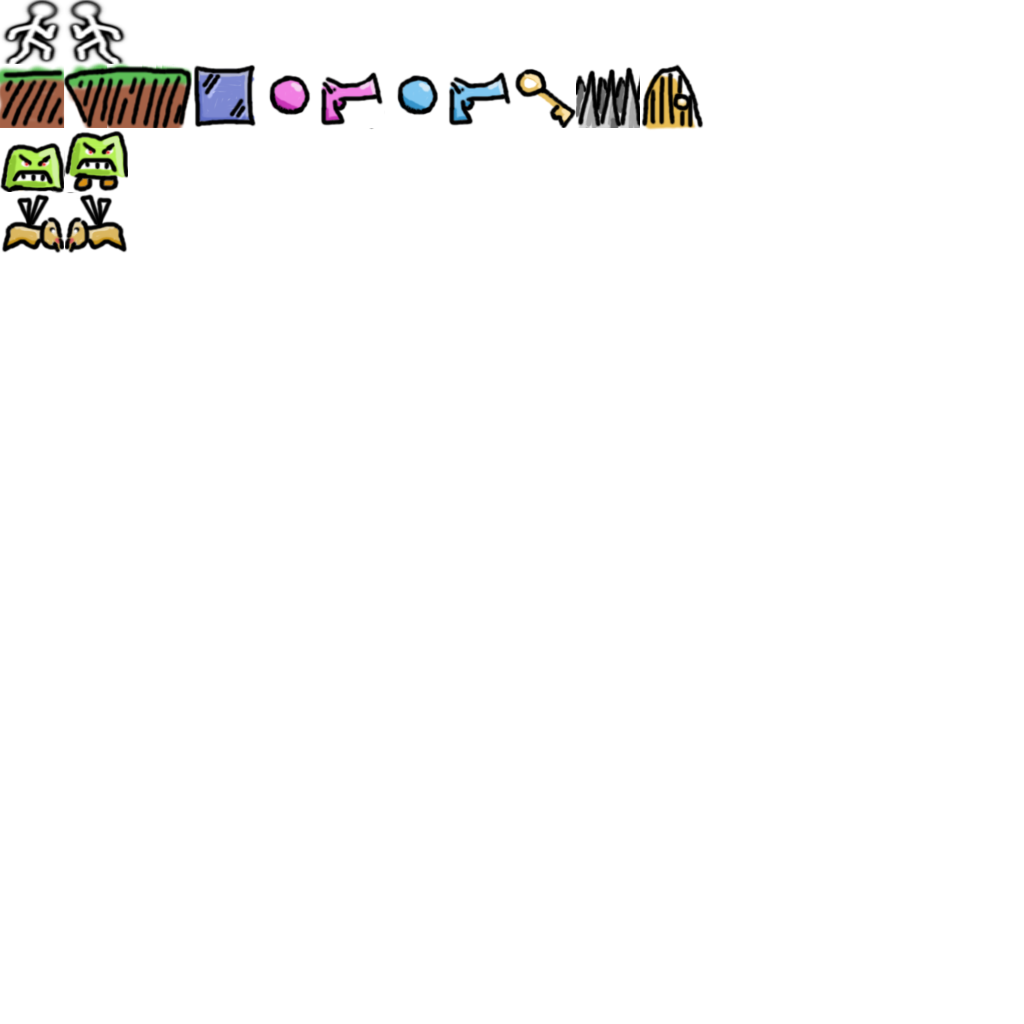
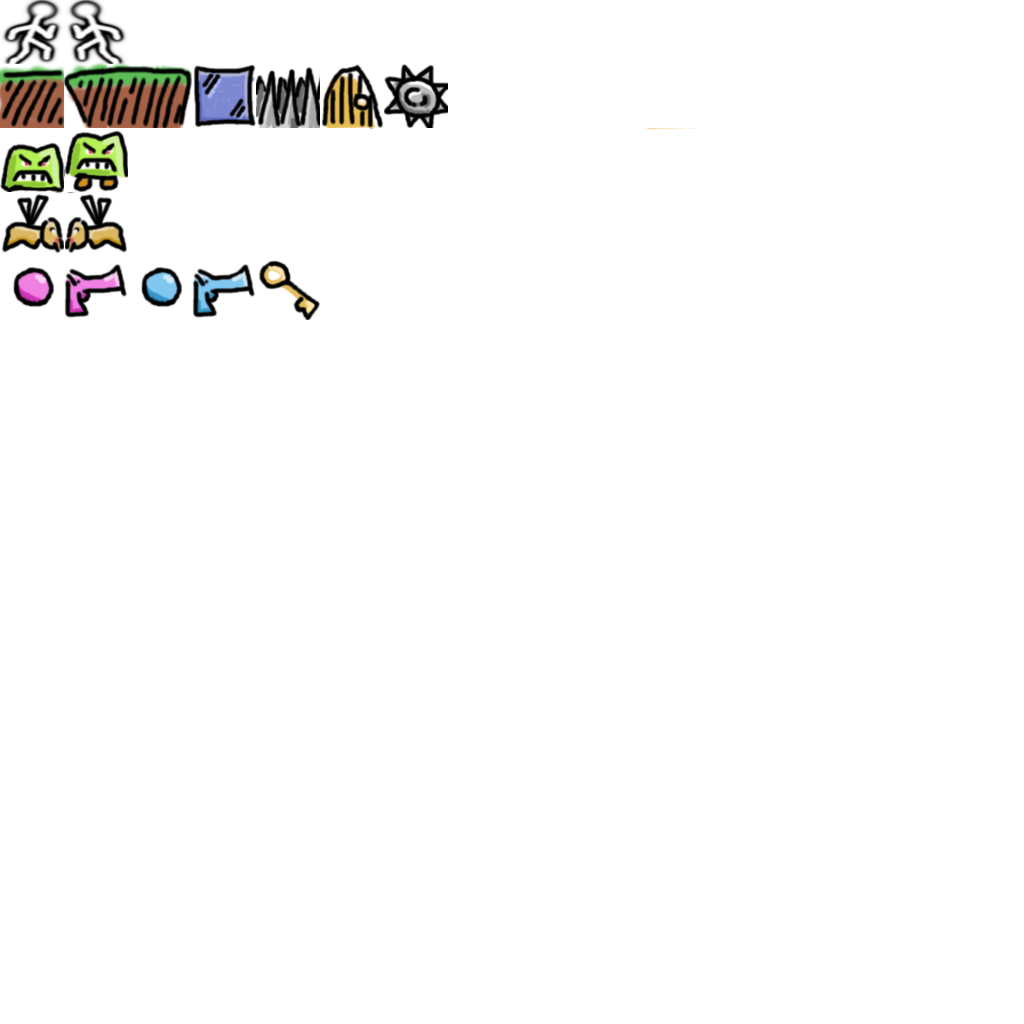
Layers edited between the first and the second 1024×1024 image:
painted on "Layer copy" over [12, 64, 704, 320]
